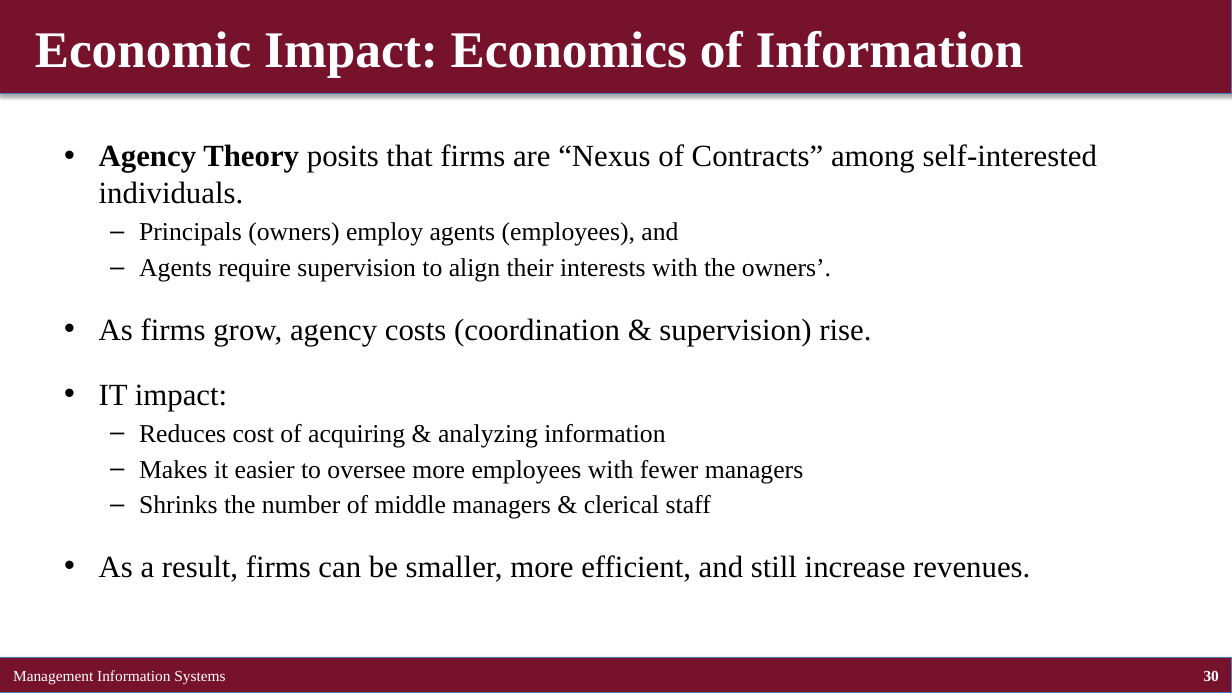
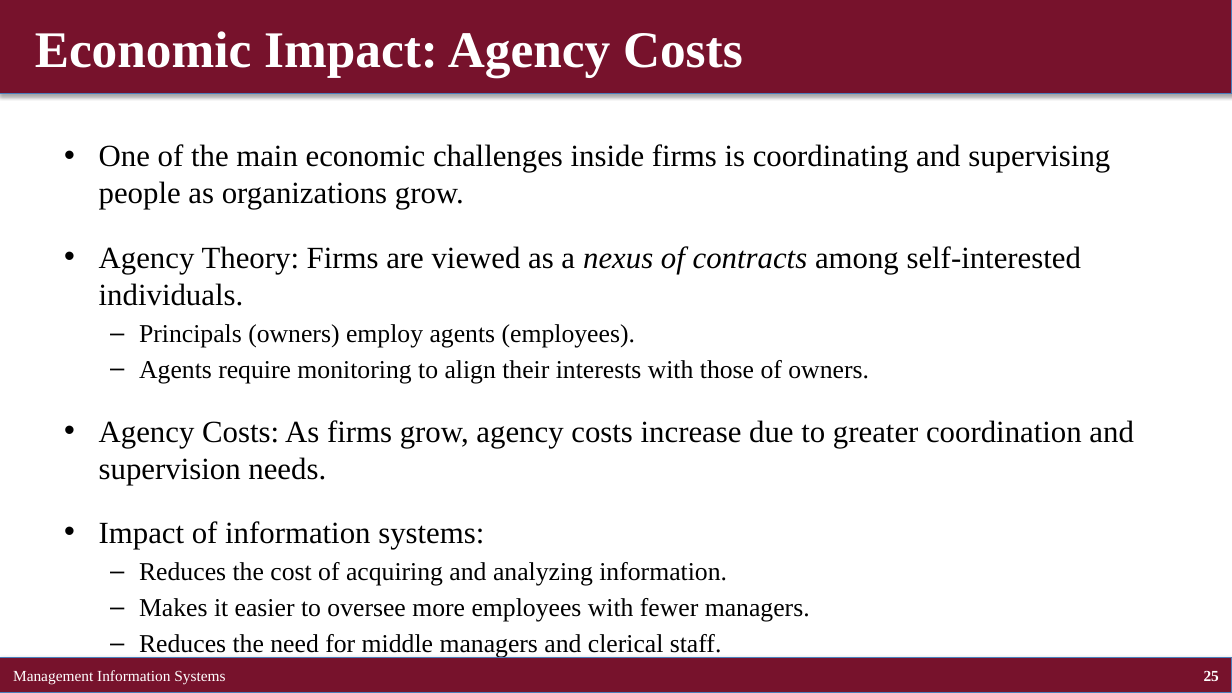
Before and after one commit to brianhwpark/brianhwpark.github.io, a slide deck: slide 25 of files/teaching-resources/concordiacollege-busn-315/busn-315-lecture-note/busn315-ch03.pptx (slide 30 before the commit). Drawn at 1232x693 pixels with LibreOffice and Linux fonts; fonts in the diff are those of the drawing. Boxes give left, top, right and bottom in pixels: in the first picture for what was removed or moved away, otherwise in the second. Text is boxed around its words. In the diff, an @@ line names an element or a change of style, - is before the commit and + after.

```diff
--- a/files/teaching-resources/concordiacollege-busn-315/busn-315-lecture-note/busn315-ch03.pptx
+++ b/files/teaching-resources/concordiacollege-busn-315/busn-315-lecture-note/busn315-ch03.pptx
@@ title at (x1=35, y1=31, x2=743, y2=77): text changed @@
-Economic Impact: Economics of Information
+Economic Impact: Agency Costs
@@ text at (x1=99, y1=144, x2=1133, y2=658): text changed; size 20 to 24 pt @@
-• Agency Theory posits that firms are “Nexus of Contracts” among self-interested individuals.
-  – Principals (owners) employ agents (employees), and
-  – Agents require supervision to align their interests with the owners’.
-• As firms grow, agency costs (coordination & supervision) rise.
-• IT impact:
-  – Reduces cost of acquiring & analyzing information
-  – Makes it easier to oversee more employees with fewer managers
-  – Shrinks the number of middle managers & clerical staff
-• As a result, firms can be smaller, more efficient, and still increase revenues.
+• One of the main economic challenges inside firms is coordinating and supervising people as organizations grow.
+• Agency Theory: Firms are viewed as a nexus of contracts among self-interested individuals.
+  – Principals (owners) employ agents (employees).
+  – Agents require monitoring to align their interests with those of owners.
+• Agency Costs: As firms grow, agency costs increase due to greater coordination and supervision needs.
+• Impact of information systems:
+  – Reduces the cost of acquiring and analyzing information.
+  – Makes it easier to oversee more employees with fewer managers.
+  – Reduces the need for middle managers and clerical staff.
@@ page number at (x1=1204, y1=671, x2=1219, y2=681): text changed @@
-30
+25
```
Also in this commit, not shown: 46 other slides changed, 5 slides added, 5 slides removed, 8 other files.
